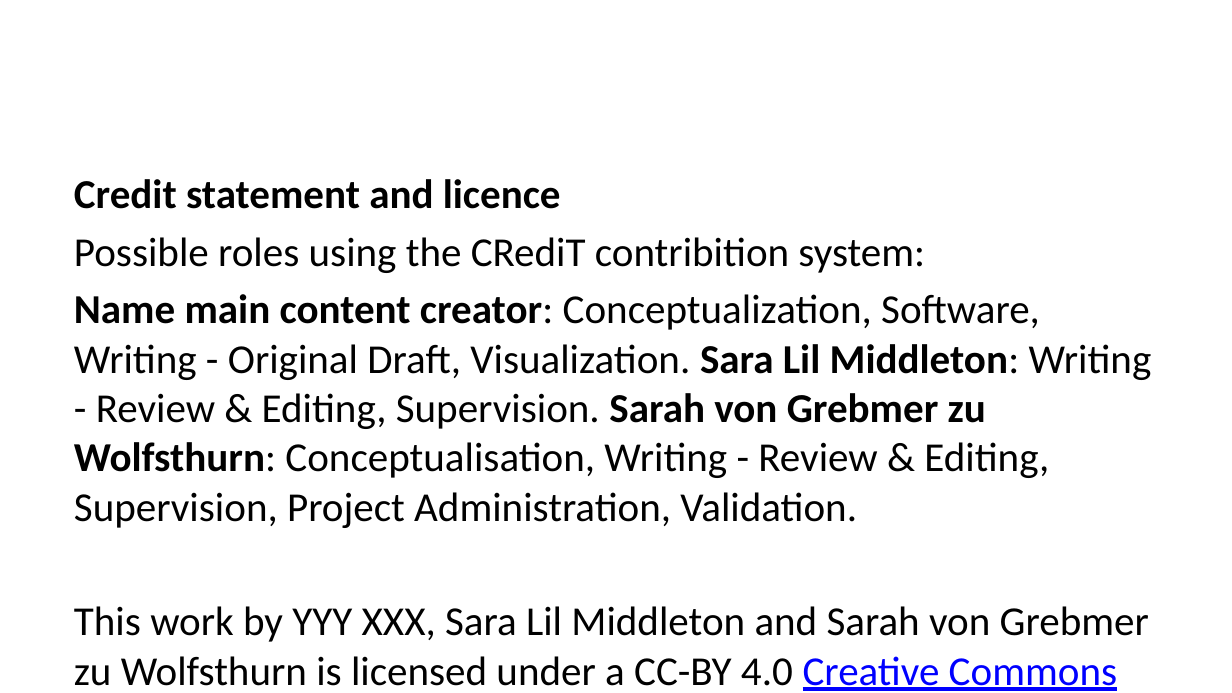
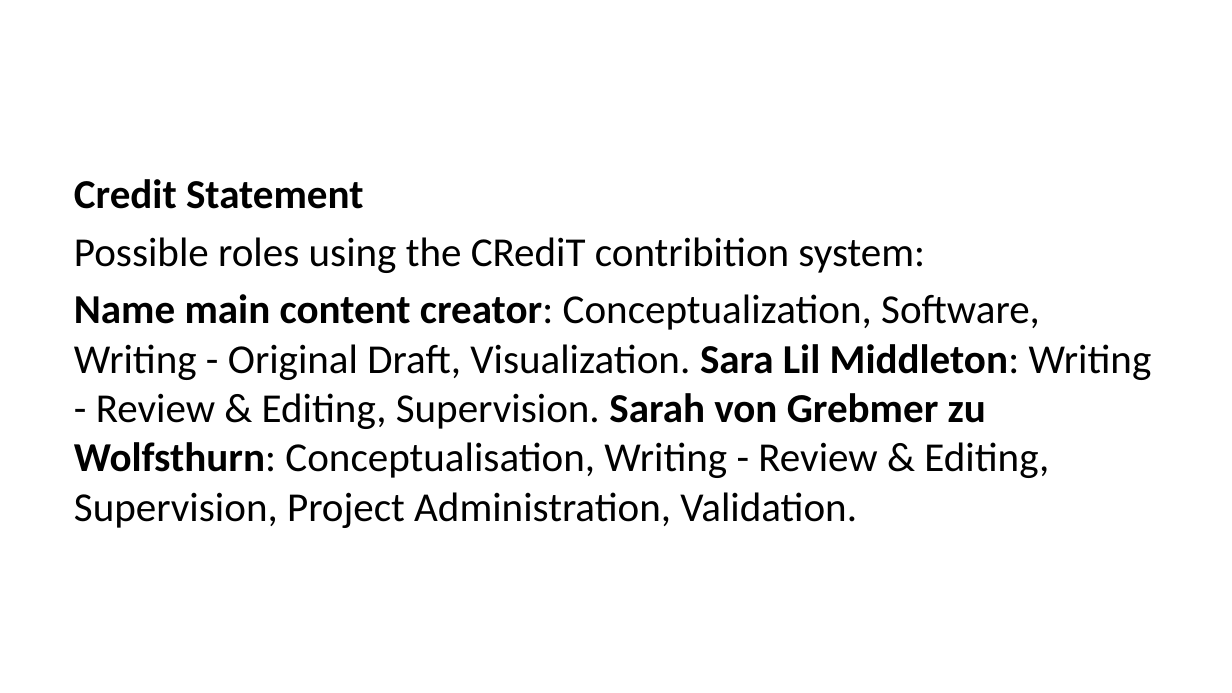
Before and after one commit to lmu-osc/train-the-trainer-student-track-OS, a slide deck: slide 51 of _site/materials/OS-template-module/OS-template-slides.pptx (slide 2 before the commit). Drawn at 1232x693 pixels with LibreOffice and Linux fonts; fonts in the diff are those of the drawing. Boxes give left, top, right and bottom in pixels: in the first picture for what was removed or moved away, otherwise in the second. Text is boxed around its words. In the diff, an @@ line names an element or a change of style, - is before the commit and + after.

```diff
--- a/_site/materials/OS-template-module/OS-template-slides.pptx
+++ b/_site/materials/OS-template-module/OS-template-slides.pptx
@@ text at box(74, 179, 363, 209): text changed @@
-Credit statement and licence
+Credit Statement
@@ text at box(74, 606, 1149, 691): paragraph removed @@
-This work by YYY XXX, Sara Lil Middleton and Sarah von Grebmer zu Wolfsthurn is licensed under a CC-BY 4.0 Creative Commons Attribution 4.0 International License.
```
Also in this commit, not shown: 3 other slides changed, 1 slide added, 36 other files.
